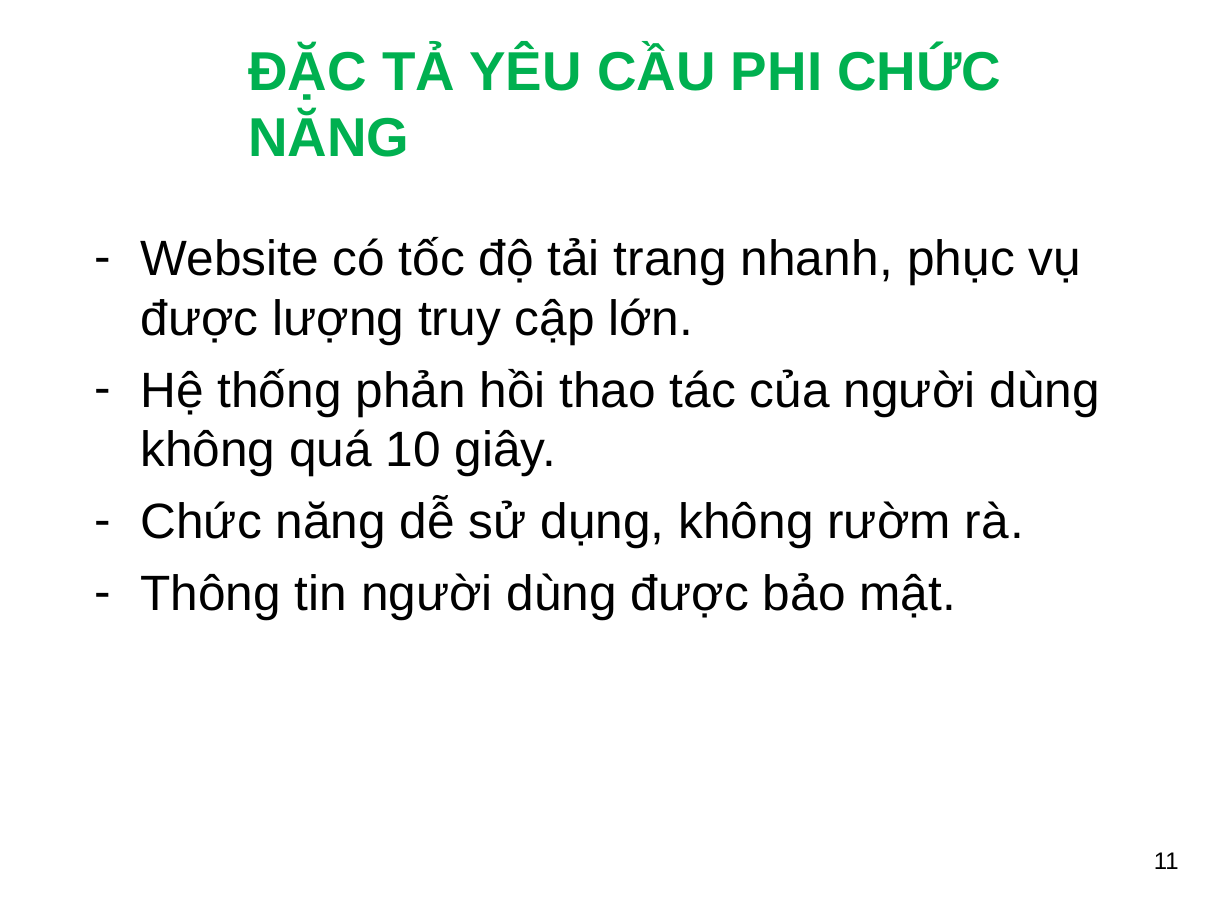
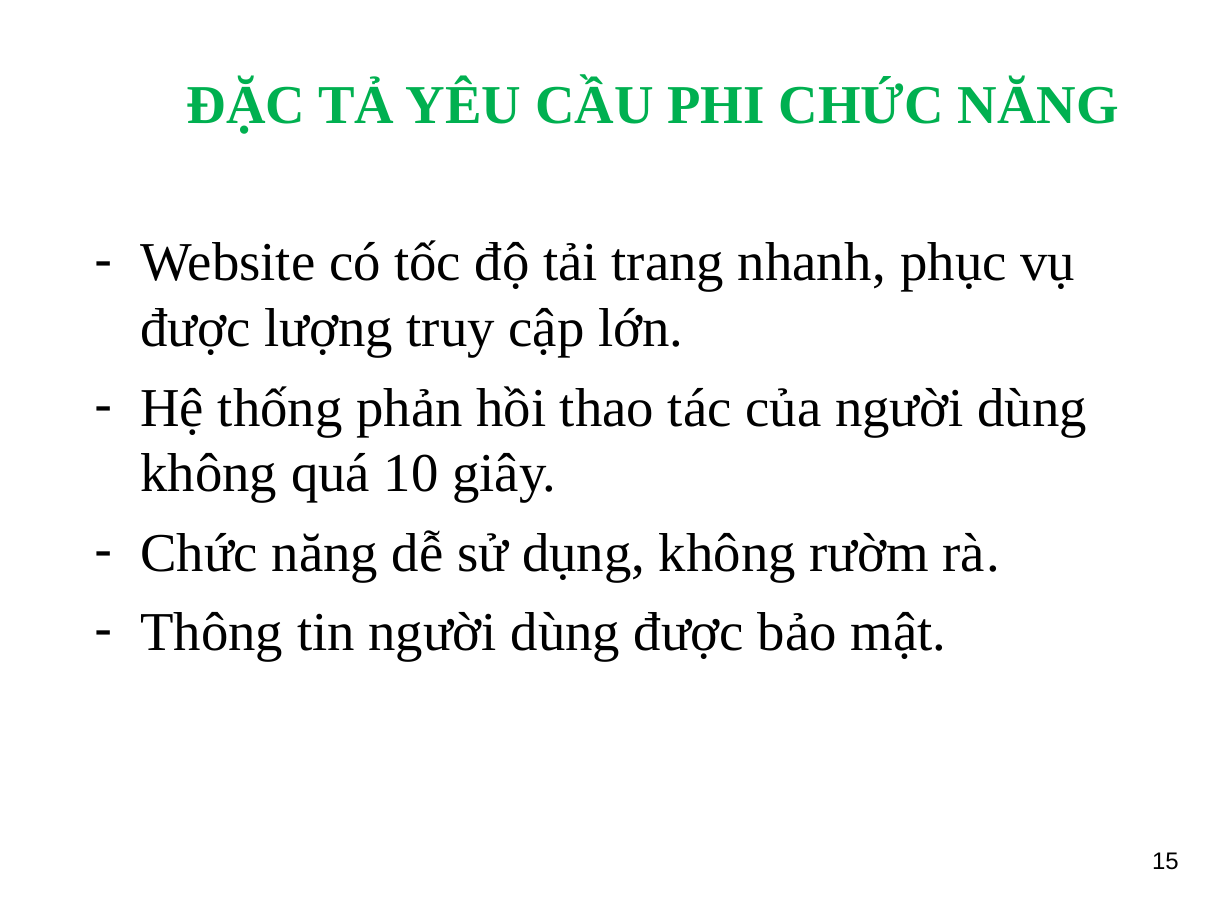
Before and after one commit to dangtuanhuy/MyBagBag, a slide deck: slide 15 of Doc/SlideBC_DT_Huy.ppt (slide 11 before the commit). Drawn at 1232x924 pixels with LibreOffice and Linux fonts; fonts in the diff are those of the drawing; background and template pictures are left out. Boxes give left, top, right and bottom in pixels: in the first picture for what was removed or moved away, otherwise in the second. Text is boxed around its words. In the diff, an @@ line names an element or a change of style, - is before the commit and + after.

```diff
--- a/Doc/SlideBC_DT_Huy.ppt
+++ b/Doc/SlideBC_DT_Huy.ppt
@@ title "ĐẶC TẢ YÊU CẦU PHI ..." moved from (x1=248, y1=47, x2=1001, y2=157) to (x1=187, y1=81, x2=1119, y2=134) @@
@@ title "ĐẶC TẢ YÊU CẦU PHI ..." at (x1=187, y1=81, x2=1119, y2=134): font Arial to Times New Roman @@
@@ text "Website có tốc độ tải ..." at (x1=140, y1=240, x2=1087, y2=661): size 29 to 32 pt, font Arial to Times New Roman @@
@@ page number at (x1=1152, y1=852, x2=1179, y2=870): text changed @@
-11
+15
```
Also in this commit, not shown: 24 other slides changed, 4 slides added, 11 other files.
